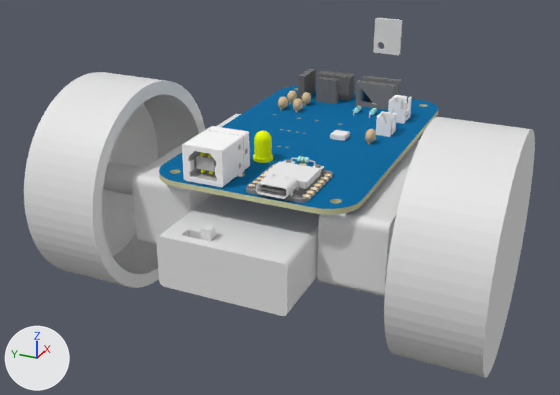
The Blender file 3D-parts/rover.blend: old version first, new version second.
One viewpoint serves both versions: a 50 mm camera at (-189.9, -85.6, 98.7) aimed at (13.8, 6.1, -3.2). Every picture has the same lights, and +X, +Y and +Z are marked at lower left. The picture after the commit comes second.

The scene before the commit, as lines of its bpy script (objects in view):
```python
ob_cube = bpy.data.objects.new('Cube', me_cube_010)
ob_cube.location = (-4.8, 0.0, -2.9)
ob_cube.rotation_euler = (0.0, 0.0, -1.571)  # degrees (0, 0, -90)
ob_cube_001 = bpy.data.objects.new('Cube.001', me_cube_006)
ob_cube_001.location = (0.0, -29.1, 0.0)
ob_cylinder_001 = bpy.data.objects.new('Cylinder.001', me_cylinder_009)
ob_cylinder_001.location = (0.0, 51.5, 0.0)
ob_cylinder_001.rotation_euler = (4.712, 0.0, 0.0)  # degrees (270, 0, 0)
ob_cylinder_001.scale = (9.4, 9.4, 24.0)
ob_cylinder_002 = bpy.data.objects.new('Cylinder.002', me_cylinder_007)
ob_cylinder_002.location = (0.0, -51.5, 0.0)
ob_cylinder_002.rotation_euler = (1.571, 0.0, 0.0)  # degrees (90, 0, 0)
ob_cylinder_002.scale = (9.4, 9.4, 24.0)
ob_pcb = bpy.data.objects.new('PCB', me_3d_pcb1_2026_09_22)
ob_pcb.location = (25.9, 0.0, 4.7)
# also in view: 'Cube.002' at (14.0, 33.3, 0.0); 'ToF' at (102.7, 0.0, 30.0)
```
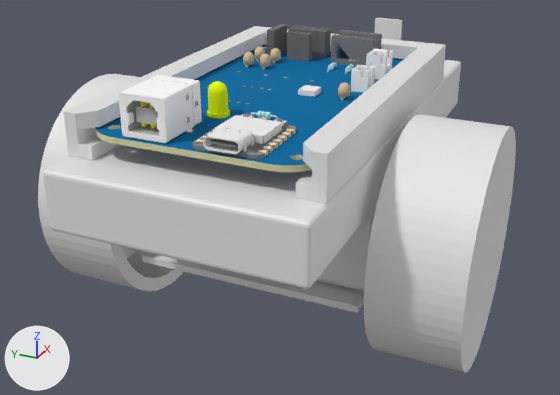
Changed parts and their boxes [x1, y1, x2, y2] in the pictures (560 x 395 px):
'PCB', moved: before [159, 69, 438, 215]; after [96, 24, 404, 172]
'Cube', reshaped, moved, turned: before [156, 194, 320, 316]; after [43, 60, 461, 289]
'Cylinder.002', moved: before [384, 117, 535, 377]; after [364, 114, 516, 372]
'Cylinder.001', moved: before [24, 72, 205, 288]; after [38, 74, 183, 291]
'Cube.003', added: after [63, 26, 446, 203]
'Cube.005', added: after [142, 252, 364, 313]
'Cube.004', added (mostly hidden): after [358, 205, 377, 229]
part 1 of me_cube_010, rebuilt: before [156, 194, 320, 316]; after [43, 60, 461, 289]
part 2 of me_cube_010, deleted: before [200, 224, 216, 241]
'Cube.001', unchanged, covered by the edit: before [317, 140, 419, 296]; after [316, 213, 375, 292]
'Cube.002', unchanged, covered by the edit: before [132, 114, 241, 245]

Diff of the bpy script that builds the scene:
```diff
--- a/3D-parts/rover.blend.py
+++ b/3D-parts/rover.blend.py
@@ me_cube_010 @@
 # used by ob_cube; location = (-4.8, 0.0, -2.9); rotation_euler = (0.0, 0.0, -1.571), in degrees (0, 0, -90)
-me_cube_010.from_pydata(...)  # 80 vertices, 46 faces; spans x -18.9..18.9, y -32.5..32.5, z -7.7..10.7
+me_cube_010.from_pydata(...)  # 96 vertices, 98 faces; spans x -70.0..70.0, y -34.0..34.0, z -8.0..8.0
+# me_cube_010 part 1: the loose piece of 72 vertices spanning x -18.9..18.9, y -32.5..32.5, z -7.7..7.7 is rebuilt with 96 vertices and now spans x -70.0..70.0, y -34.0..34.0, z -8.0..8.0
+# me_cube_010 part 2: the loose piece of 8 vertices spanning x -7.2..-4.2, y -29.3..-26.3, z 3.8..10.7 is deleted
@@ me_cube_003 @@
+me_cube_003.from_pydata(...)  # a box spanning x -1.0..1.0, y -1.0..1.0, z -1.0..1.0
@@ me_cube_002 @@
+me_cube_002.from_pydata(...)  # 112 vertices, 110 faces; spans x -0.5..0.49, y -0.5..0.5, z -0.5..2.53
@@ ob_pcb @@
 ob_pcb = bpy.data.objects.new('PCB', me_3d_pcb1_2026_09_22)
-ob_pcb.location = (25.9, 0.0, 4.7)
+ob_pcb.location = (0.0, 0.0, 26.1)
@@ ob_cylinder_002 @@
 ob_cylinder_002 = bpy.data.objects.new('Cylinder.002', me_cylinder_007)
-ob_cylinder_002.location = (0.0, -51.5, 0.0)
+ob_cylinder_002.location = (0.0, -46.3, 0.0)
 ob_cylinder_002.rotation_euler = (1.571, 0.0, 0.0)  # degrees (90, 0, 0)
@@ ob_cylinder_001 @@
 ob_cylinder_001 = bpy.data.objects.new('Cylinder.001', me_cylinder_009)
-ob_cylinder_001.location = (0.0, 51.5, 0.0)
+ob_cylinder_001.location = (0.0, 46.3, 0.0)
 ob_cylinder_001.rotation_euler = (4.712, 0.0, 0.0)  # degrees (270, 0, 0)
@@ ob_cube @@
 ob_cube = bpy.data.objects.new('Cube', me_cube_010)
-ob_cube.location = (-4.8, 0.0, -2.9)
-ob_cube.rotation_euler = (0.0, 0.0, -1.571)  # degrees (0, 0, -90)
+ob_cube.location = (9.8, 0.0, 21.4)
@@ ob_cube_005 @@
+ob_cube_005 = bpy.data.objects.new('Cube.005', me_cube_003)
+ob_cube_005.location = (0.0, 0.0, -12.3)
+ob_cube_005.scale = (-24.0, 33.3, 1.0)
@@ ob_cube_004 @@
+ob_cube_004 = bpy.data.objects.new('Cube.004', me_cube_003.copy())
+ob_cube_004.location = (0.0, 0.0, 12.4)
+ob_cube_004.scale = (-24.0, 33.3, 1.0)
@@ ob_cube_003 @@
+ob_cube_003 = bpy.data.objects.new('Cube.003', me_cube_002)
+ob_cube_003.location = (2.0, 0.0, 31.4)
+ob_cube_003.scale = (105.0, 67.0, 3.69)
```
